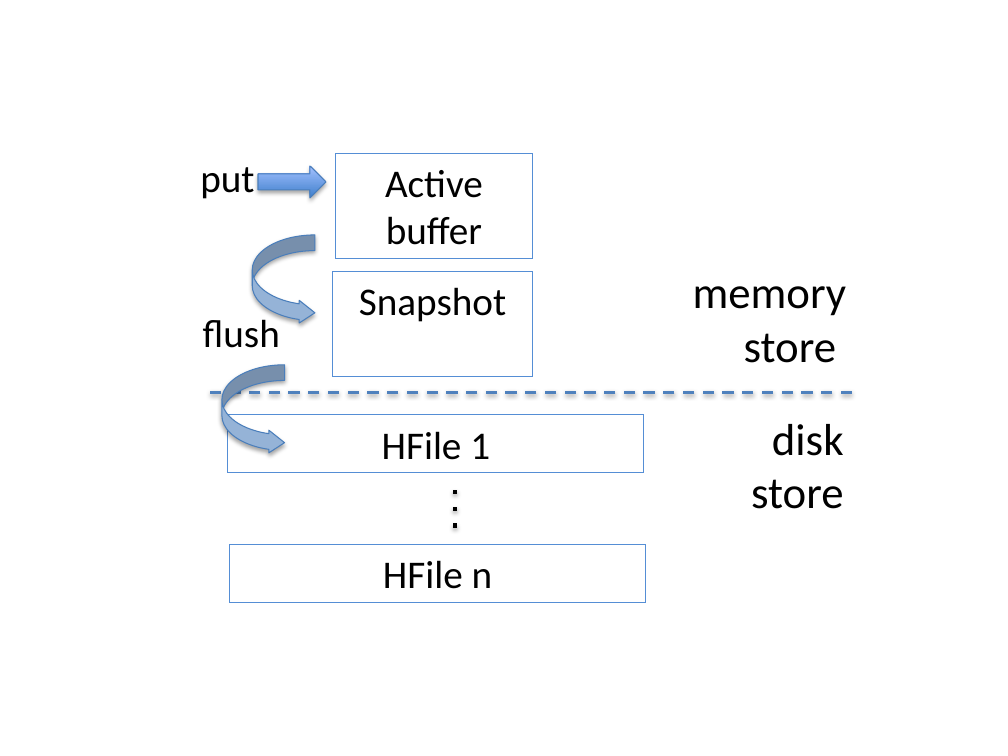
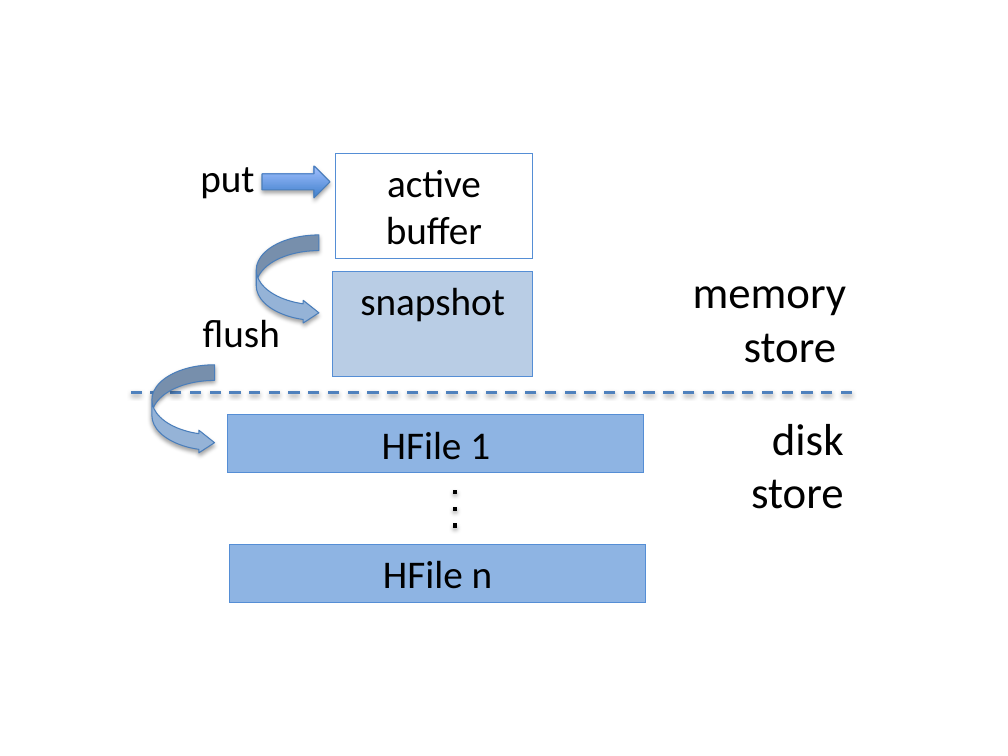
Before and after one commit to iditkeidar/Accordion, a slide deck: slide 1 of FAST2018-submission/LSM.pptx. Drawn at 1008x756 pixels with LibreOffice and Linux fonts; fonts in the diff are those of the drawing. Boxes give left, top, right and bottom in pixels: in the first picture for what was removed or moved away, otherwise in the second. Text is boxed around its words. In the diff, an @@ line names an element or a change of style, - is before the commit and + after.

```diff
--- a/FAST2018-submission/LSM.pptx
+++ b/FAST2018-submission/LSM.pptx
@@ right arrow: place and size @@
-right arrow at bbox=[258, 166, 326, 199]
+right arrow at bbox=[262, 166, 330, 199]
@@ text in rectangle at bbox=[386, 170, 482, 245]: text changed @@
-Active buffer
+active buffer
@@ curved right arrow: place and size @@
-curved right arrow at bbox=[252, 235, 314, 324]
+curved right arrow at bbox=[256, 235, 319, 324]
@@ rectangle "snapshot" at bbox=[333, 271, 532, 376]: fill none to #B9CDE5 @@
@@ text in rectangle at bbox=[360, 287, 505, 322]: text changed @@
-Snapshot
+snapshot
@@ curved right arrow: place and size @@
-curved right arrow at bbox=[222, 365, 284, 454]
+curved right arrow at bbox=[152, 365, 215, 454]
@@ line moved from (852, 392) - (202, 392) to (852, 392) - (128, 392) @@
@@ rectangle "HFile 1" at bbox=[228, 415, 644, 473]: fill none to #8EB4E3 @@
@@ rectangle "HFile n" at bbox=[230, 544, 646, 602]: fill none to #8EB4E3 @@
```
Also in this commit, not shown: 1 other slide changed, 6 other files.
